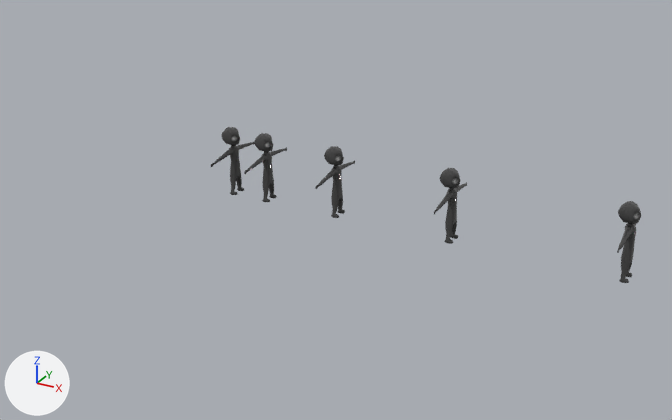
What one commit did to the FBX model ImporterExporterFBXexporter/FBXexporter/enemy_medium.fbx.
The view is the same before and after, from a 50 mm lens placed at (0.1314, -0.1846, 0.0934), pointed at (0.0457, -0.0288, 0.0155). The lights are fixed; the arrows at lower left show +X, +Y and +Z.

Names of what the first picture shows: 'enemy_medium', 'thing1', 'thing2', 'thing3', 'thing4'.
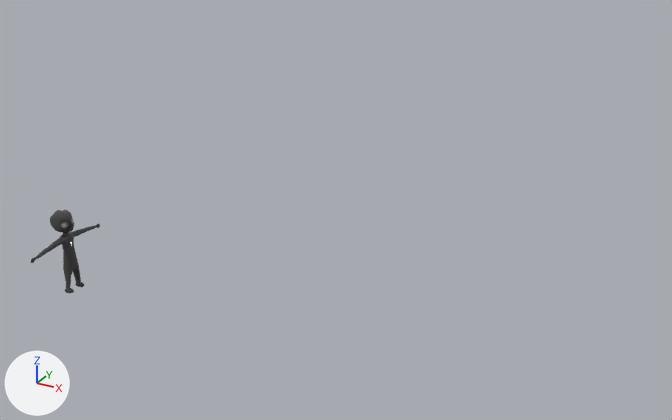
Changed parts and their boxes [x1, y1, x2, y2] in the pictures (672 x 420 px):
'enemy_medium', moved
    before: [211, 127, 255, 195]
    after: [31, 209, 100, 293]
'thing4', deleted (black)
    before: [617, 201, 641, 283]
'thing3', deleted (black)
    before: [434, 168, 467, 244]
'thing2', deleted (black)
    before: [315, 146, 355, 218]
'thing1', deleted (black)
    before: [244, 133, 287, 202]

The change, as a list of edits to the scene's bpy script:
```text
Change ob_enemy_medium:
    ob_enemy_medium.location: (0.0, 0.0, 0.0) -> (0.0, -0.06, 0.0)
Remove ob_thing4:
    ob_thing4 = bpy.data.objects.new('thing4', me_mesh)
    ob_thing4.parent = ob_thing3
    ob_thing4.location = (4.0, 0.0, 0.0)
Remove ob_thing2:
    ob_thing2 = bpy.data.objects.new('thing2', me_mesh)
    ob_thing2.parent = ob_thing1
    ob_thing2.location = (2.0, 0.0, 0.0)
Remove ob_thing1:
    ob_thing1 = bpy.data.objects.new('thing1', me_mesh)
    ob_thing1.parent = ob_enemy_medium
    ob_thing1.location = (1.0, 0.0, 0.0)
Remove ob_thing3:
    ob_thing3 = bpy.data.objects.new('thing3', me_mesh)
    ob_thing3.parent = ob_thing2
    ob_thing3.location = (3.0, 0.0, 0.0)
```
